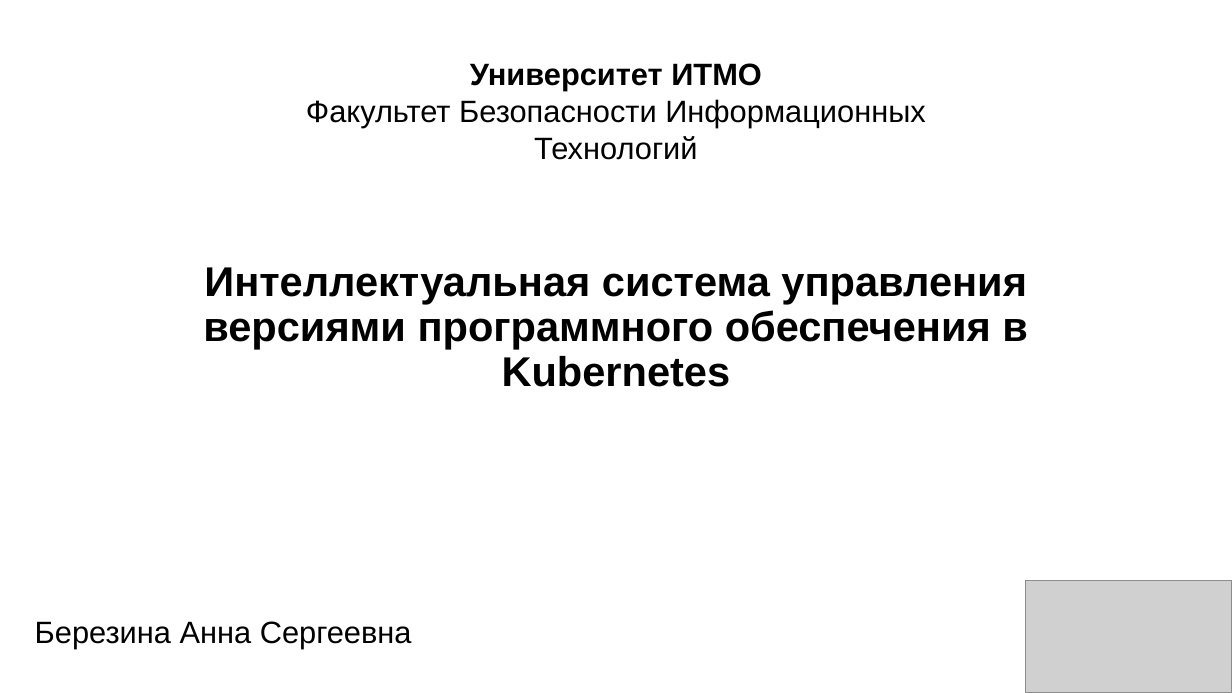
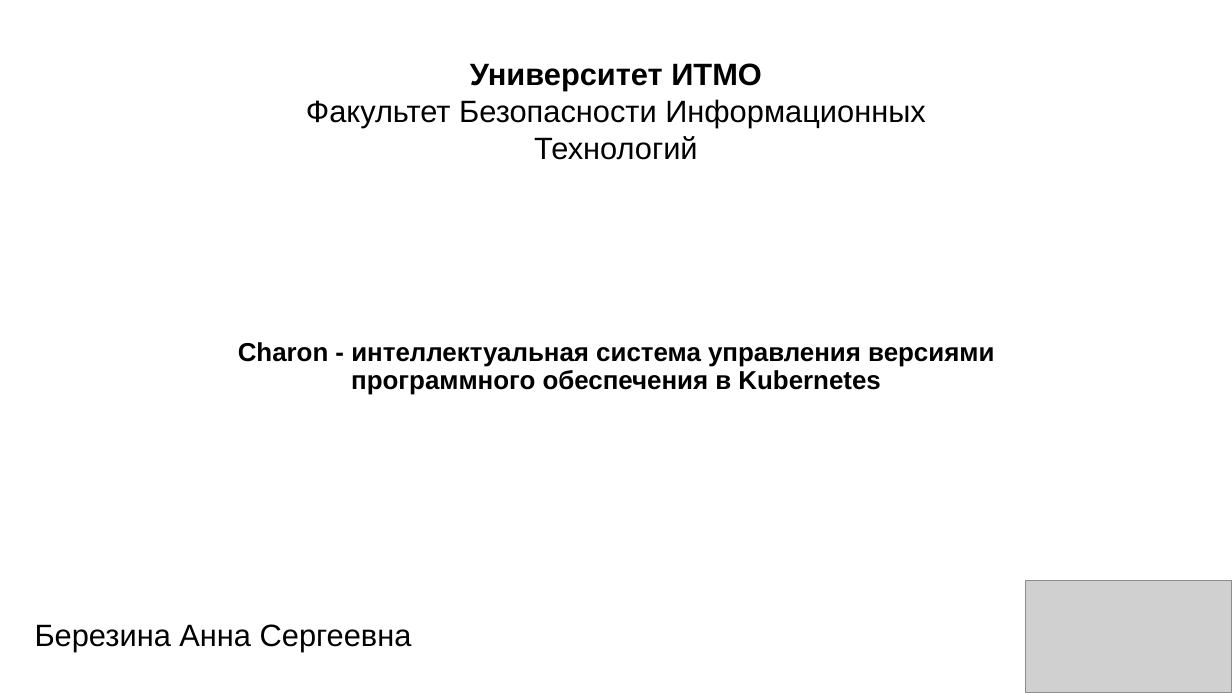
Before and after one commit to f0m41h4u7/Charon, a slide deck: slide 1 of files/presentation-KMU.pptx. Drawn at 1232x693 pixels with LibreOffice and Linux fonts; fonts in the diff are those of the drawing; grey boxes stand for pictures. Boxes give left, top, right and bottom in pixels: in the first picture for what was removed or moved away, otherwise in the second. Text is boxed around its words. In the diff, an @@ line names an element or a change of style, - is before the commit and + after.

Commit message:
add presentation

```diff
--- a/files/presentation-KMU.pptx
+++ b/files/presentation-KMU.pptx
@@ text at box(238, 342, 994, 395): text changed; size 32.4 to 20.2 pt @@
-Интеллектуальная система управления версиями программного обеспечения в Kubernetes
+Charon - интеллектуальная система управления версиями программного обеспечения в Kubernetes
@@ text "Березина Анна Сергеевна" at box(35, 624, 412, 652): line spacing 0.8 to 0.9 @@
```
Also in this commit, not shown: 16 other slides changed.
